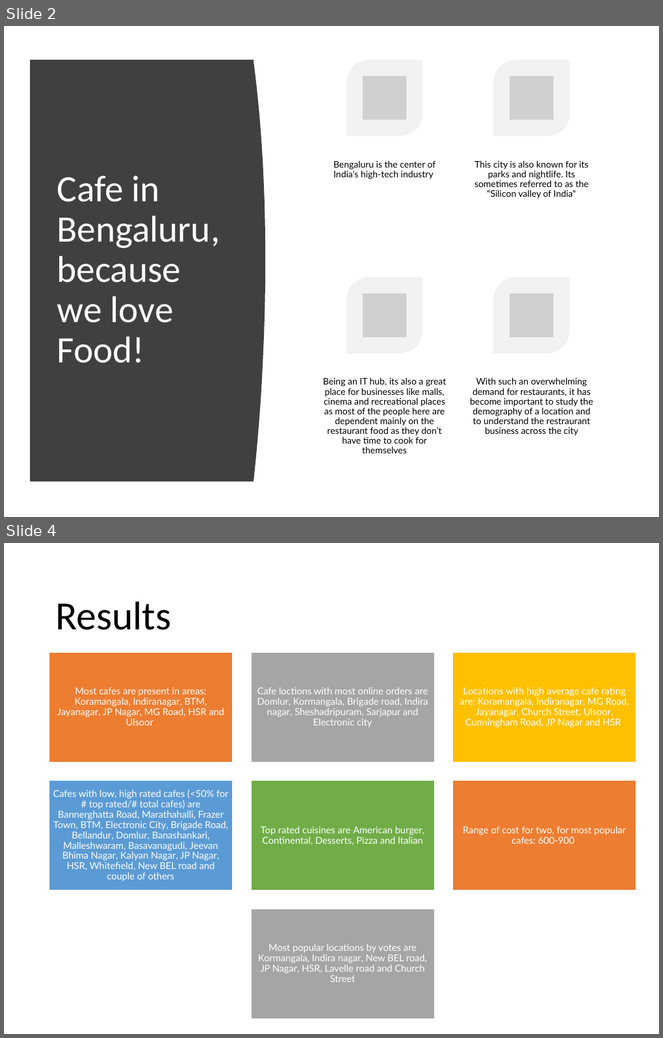
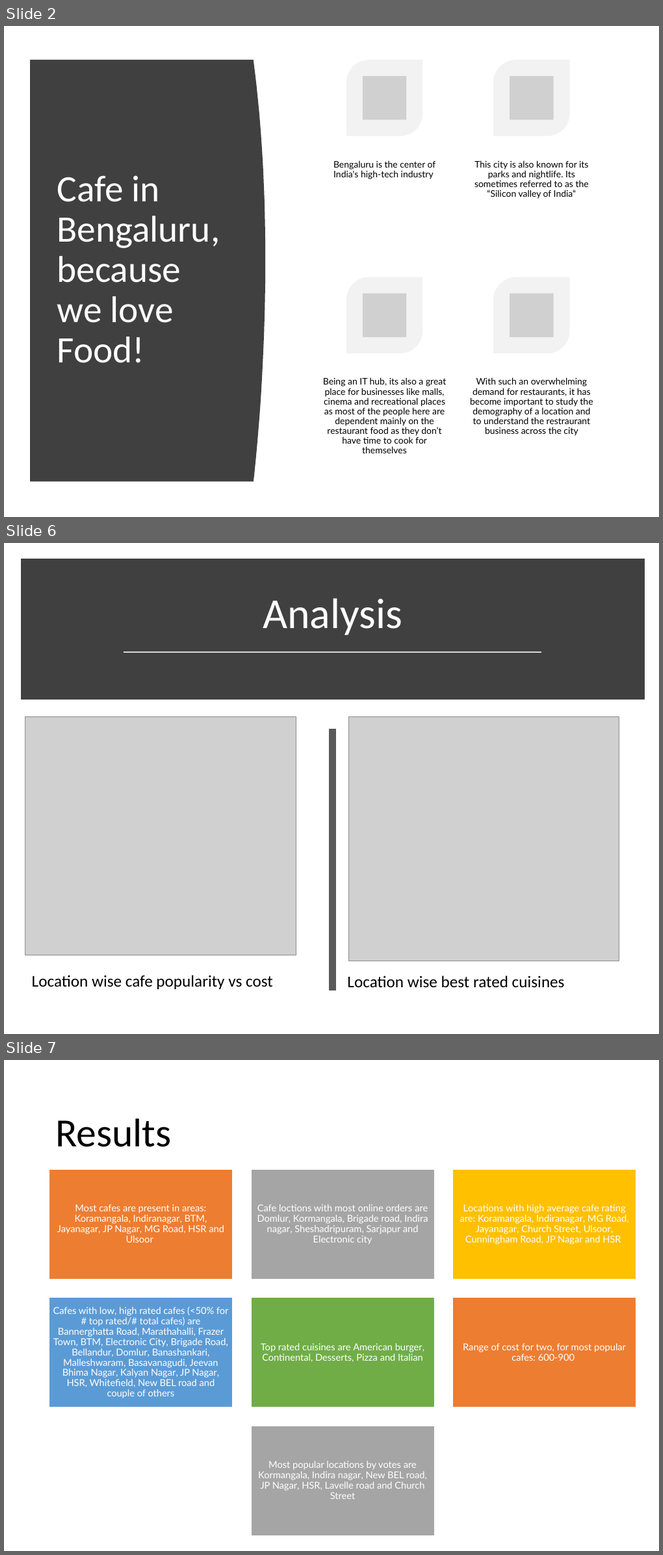
Before and after one commit to Narumanchi/Capstone, a slide deck: Best location to open a Cafe in Bengaluru.pptx. Shown one above the other, each under a label of ours: slides 2 and 4 before the commit, slides 2, 6 and 7 after it; the slides between them are not shown. The pictures are 663x1038 and 663x1555 pixels, drawn with LibreOffice and Linux fonts; fonts in the diff are those of the drawing; grey boxes stand for pictures. Boxes give left, top, right and bottom in pixels: in the first picture for what was removed or moved away, otherwise in the second. Text is boxed around its words. In the diff, an @@ line names an element or a change of style, - is before the commit and + after.

```diff
--- a/Best location to open a Cafe in Bengaluru.pptx
+++ b/Best location to open a Cafe in Bengaluru.pptx
@@ slide 6 added at bbox=[4, 543, 659, 1034], background #FFFFFF @@
@@ rectangle added at bbox=[25, 563, 640, 696], fill #404040, outline #404040 10 pt @@
@@ title added at bbox=[263, 598, 402, 635], 47 pt, text #FFFFFF @@
+Analysis
@@ line added from (124, 652) to (542, 652), #D9D9D9 1.75 pt @@
@@ picture added at bbox=[25, 717, 296, 955] @@
@@ picture added at bbox=[348, 717, 620, 961] @@
@@ line added from (333, 729) to (333, 991), #595959 8 pt @@
@@ text added at bbox=[32, 975, 273, 990], 18 pt, text #000000 @@
+Location wise cafe popularity vs cost
@@ text added at bbox=[347, 976, 565, 988], 18 pt, text #000000 @@
+Location wise best rated cuisines
@@ what was slide 4 is now slide 7 @@
```
Also in this commit, not shown: 3 slides changed, 2 other slides added.
